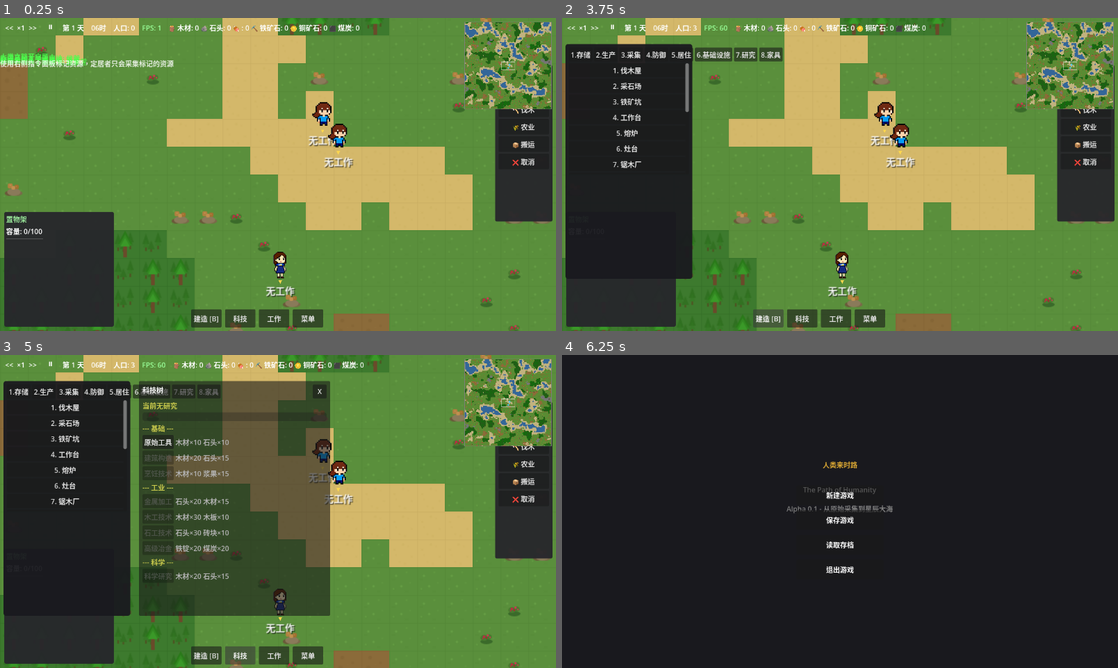
Above: before the commit, frames 1-4 (two rows, left to right).
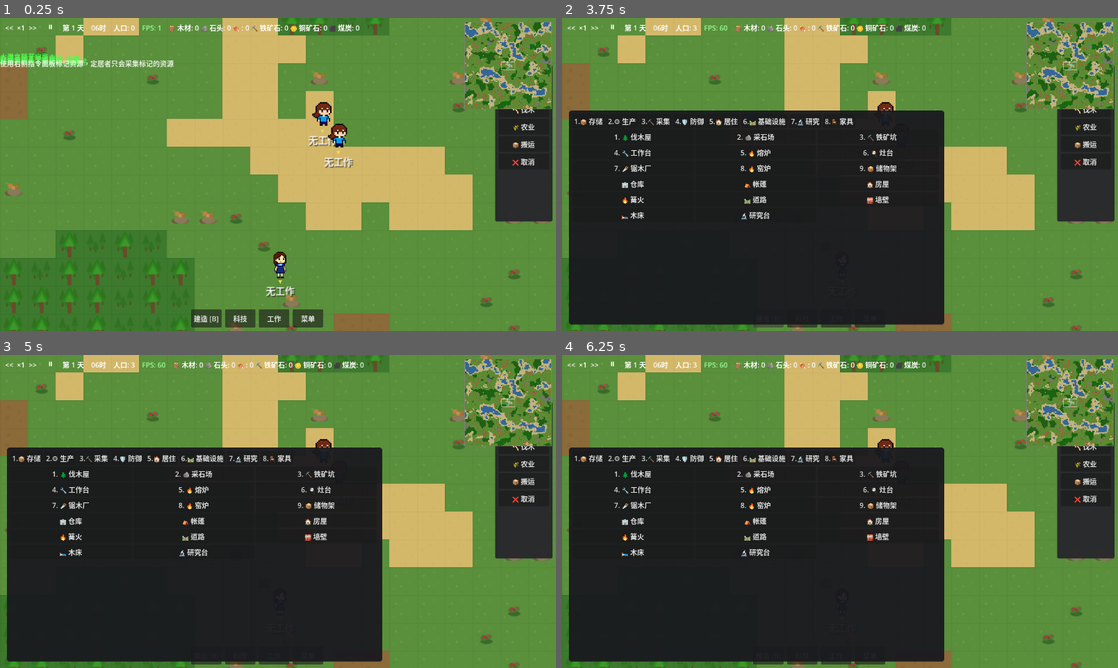
Above: after the commit, the same moments.

Repository: ZhanXuzhao/the-path-of-humanity
Game: Godot game, scene res://scenes/game.tscn
Two runs of this game, one before a commit and one after it. Both use one fixed random seed, a clock stepped at 60 frames per second and the inputs below.
Inputs:
- Up to frame 1 (0.25 s): no input
- Up to frame 2 (3.75 s): click "<<" at 0.5 s; click ">>" at 1.25 s; click "⏸" at 2 s; click "▶" at 2.75 s; click "建造 [B]" at 3.5 s
- Up to frame 3 (5 s): click "科技" at 4.25 s
- Up to frame 4 (6.25 s): click "工作" at 5 s; click "菜单" at 5.75 s

The runs differ from the first frame. In frame 1, 7.2% of the frame differs, in the area x 0-21%, y 62-99%; in frame 2, 38%; in frame 3, 44%; in frame 4, 53%, in the area x 0-100%, y 0-100%.

Commit message:
feat: 建造菜单UI改进 - Grid布局和Emoji图标
- 建筑列表从VBoxContainer改为GridContainer(3列)
- 建筑按钮添加对应Emoji图标
- 分类标签按钮添加对应Emoji图标

Diff:
--- a/scenes/game.tscn
+++ b/scenes/game.tscn
@@ -168,6 +168,7 @@
 text = "菜单"
 
 [node name="SettlerInfoPanel" type="Panel" parent="UI/HUD" unique_id=574386277]
+visible = false
 anchors_preset = 2
 anchor_top = 1.0
 anchor_bottom = 1.0
@@ -219,6 +220,7 @@
 layout_mode = 2
 
 [node name="StoragePanel" type="Panel" parent="UI/HUD" unique_id=1748318168]
+visible = false
 anchors_preset = 2
 anchor_top = 1.0
 anchor_bottom = 1.0
@@ -298,18 +300,20 @@
 
 [node name="BuildingInfoPanel" type="Panel" parent="UI/HUD" unique_id=1432108525]
 visible = false
-offset_left = 8.0
-offset_top = 400.0
-offset_right = 260.0
-offset_bottom = 580.0
+anchors_preset = 2
+anchor_top = 1.0
+anchor_bottom = 1.0
+offset_top = -500.0
+offset_right = 300.0
+grow_vertical = 0
 theme_override_styles/panel = SubResource("2")
 
 [node name="ScrollContainer" type="ScrollContainer" parent="UI/HUD/BuildingInfoPanel" unique_id=521093744]
 layout_mode = 0
 offset_left = 4.0
 offset_top = 4.0
-offset_right = 248.0
-offset_bottom = 176.0
+offset_right = 196.0
+offset_bottom = 296.0
 
 [node name="VBox" type="VBoxContainer" parent="UI/HUD/BuildingInfoPanel/ScrollContainer" unique_id=1928493603]
 layout_mode = 2
@@ -344,10 +348,10 @@
 
 [node name="ResourcePanel" type="Panel" parent="UI/HUD" unique_id=219414468]
 visible = false
-offset_left = 8.0
-offset_top = 400.0
-offset_right = 260.0
-offset_bottom = 520.0
+offset_left = 6.0
+offset_top = 477.0
+offset_right = 258.0
+offset_bottom = 713.0
 theme_override_styles/panel = SubResource("2")
 
 [node name="ScrollContainer" type="ScrollContainer" parent="UI/HUD/ResourcePanel" unique_id=1078830668]
@@ -375,37 +379,43 @@
 text = "总量: 0"
 
 [node name="BuildMenu" type="Panel" parent="UI" unique_id=1575822565]
-offset_left = 8.0
-offset_top = 60.0
-offset_right = 300.0
-offset_bottom = 600.0
+anchors_preset = 2
+anchor_top = 1.0
+anchor_bottom = 1.0
+offset_left = 16.0
+offset_top = -507.0
+offset_right = 880.0
+offset_bottom = -15.0
+grow_vertical = 0
 theme_override_styles/panel = SubResource("1")
 script = ExtResource("8_17ot")
+metadata/_edit_group_ = true
 
 [node name="CategoryTabs" type="HBoxContainer" parent="UI/BuildMenu" unique_id=1313390395]
 layout_mode = 0
 offset_left = 8.0
 offset_top = 8.0
-offset_right = 284.0
+offset_right = 851.0
 offset_bottom = 36.0
 
 [node name="ScrollContainer" type="ScrollContainer" parent="UI/BuildMenu" unique_id=771658116]
 layout_mode = 0
 offset_left = 8.0
 offset_top = 44.0
-offset_right = 284.0
-offset_bottom = 300.0
-
-[node name="BuildingList" type="VBoxContainer" parent="UI/BuildMenu/ScrollContainer" unique_id=619936079]
+offset_right = 851.0
+offset_bottom = 260.0
+
+[node name="BuildingList" type="GridContainer" parent="UI/BuildMenu/ScrollContainer" unique_id=619936079]
 layout_mode = 2
 size_flags_horizontal = 3
+columns = 3
 
 [node name="InfoPanel" type="Panel" parent="UI/BuildMenu" unique_id=1022902918]
 layout_mode = 0
-offset_left = 8.0
-offset_top = 308.0
-offset_right = 284.0
-offset_bottom = 530.0
+offset_left = 5.0
+offset_top = 267.0
+offset_right = 851.0
+offset_bottom = 489.0
 theme_override_styles/panel = SubResource("2")
 
 [node name="Name" type="Label" parent="UI/BuildMenu/InfoPanel" unique_id=238635072]
@@ -432,15 +442,15 @@
 offset_left = 8.0
 offset_top = 68.0
 offset_right = 268.0
-offset_bottom = 120.0
+offset_bottom = 213.0
 size_flags_horizontal = 3
 
 [node name="TechPanel" type="Panel" parent="UI" unique_id=1011689373]
 visible = false
-offset_left = 320.0
-offset_top = 60.0
-offset_right = 760.0
-offset_bottom = 600.0
+offset_left = 4.0
+offset_top = 169.0
+offset_right = 444.0
+offset_bottom = 709.0
 script = ExtResource("9_3h2wo")
 
 [node name="CloseBtn" type="Button" parent="UI/TechPanel" unique_id=659763677]
@@ -489,10 +499,17 @@
 
 [node name="WorkPanel" type="Panel" parent="UI" unique_id=567230329]
 visible = false
-offset_left = 40.0
-offset_top = 60.0
-offset_right = 940.0
-offset_bottom = 660.0
+anchors_preset = 8
+anchor_left = 0.5
+anchor_top = 0.5
+anchor_right = 0.5
+anchor_bottom = 0.5
+offset_left = -450.0
+offset_top = -300.0
+offset_right = 450.0
+offset_bottom = 300.0
+grow_horizontal = 2
+grow_vertical = 2
 script = ExtResource("12_0k7l")
 
 [node name="TitleBar" type="HBoxContainer" parent="UI/WorkPanel" unique_id=900230771]
--- a/scripts/ui/build_menu.gd
+++ b/scripts/ui/build_menu.gd
@@ -5,7 +5,7 @@
 
 const ItemDefinitions = preload("res://resources/item_definitions.gd")
 
-@onready var building_list: VBoxContainer = $ScrollContainer/BuildingList
+@onready var building_list: GridContainer = $ScrollContainer/BuildingList
 @onready var category_tabs: HBoxContainer = $CategoryTabs
 @onready var info_panel: Panel = $InfoPanel
 @onready var info_name: Label = $InfoPanel/Name
@@ -42,6 +42,38 @@
 	ItemDefinitions.BuildingCategory.INFRASTRUCTURE: "基础设施",
 	ItemDefinitions.BuildingCategory.RESEARCH: "研究",
 	ItemDefinitions.BuildingCategory.FURNITURE: "家具",
+}
+
+var _category_emoji = {
+	ItemDefinitions.BuildingCategory.STORAGE: "📦",
+	ItemDefinitions.BuildingCategory.PRODUCTION: "⚙️",
+	ItemDefinitions.BuildingCategory.EXTRACTION: "⛏️",
+	ItemDefinitions.BuildingCategory.DEFENSE: "🛡️",
+	ItemDefinitions.BuildingCategory.RESIDENTIAL: "🏠",
+	ItemDefinitions.BuildingCategory.INFRASTRUCTURE: "🛤️",
+	ItemDefinitions.BuildingCategory.RESEARCH: "🔬",
+	ItemDefinitions.BuildingCategory.FURNITURE: "🪑",
+}
+
+# 建筑对应的 Emoji 图标
+const BUILDING_EMOJI = {
+	"woodcutter_hut": "🌲",
+	"stone_quarry": "🪨",
+	"iron_mine": "⛏️",
+	"workbench": "🔧",
+	"furnace": "🔥",
+	"cooking_stove": "🍳",
+	"sawmill": "🪚",
+	"kiln": "🔥",
+	"storage_rack": "📦",
+	"warehouse": "🏢",
+	"tent": "⛺",
+	"house": "🏠",
+	"campfire": "🔥",
+	"road": "🛤️",
+	"wall": "🧱",
+	"wooden_bed": "🛏️",
+	"research_table": "🔬",
 }
 
 func _ready():
@@ -95,7 +127,8 @@
 	for i in range(_categories_list.size()):
 		var cat = _categories_list[i]
 		var btn = Button.new()
-		btn.text = "%d.%s" % [i + 1, _category_names.get(cat, "其他")]
+		var emoji = _category_emoji.get(cat, "📌")
+		btn.text = "%d.%s %s" % [i + 1, emoji, _category_names.get(cat, "其他")]
 		btn.toggle_mode = true
 		btn.pressed.connect(_on_category_selected.bind(cat))
 		category_tabs.add_child(btn)
@@ -124,7 +157,8 @@
 		if shortcut_index < 9:
 			shortcut_label = "%d. " % (shortcut_index + 1)
 			building_shortcut_map[shortcut_index] = bld_id
-		btn.text = shortcut_label + data.name
+		var emoji = BUILDING_EMOJI.get(bld_id, "📐")
+		btn.text = shortcut_label + emoji + " " + data.name
 		btn.size_flags_horizontal = Control.SIZE_EXPAND_FILL
 		btn.pressed.connect(_on_building_selected.bind(bld_id))
 		building_list.add_child(btn)
